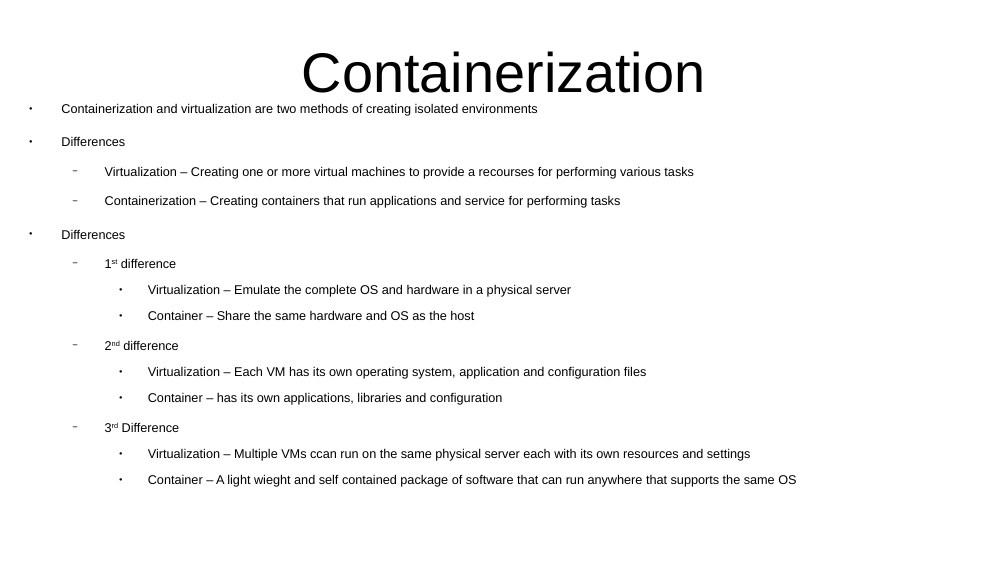
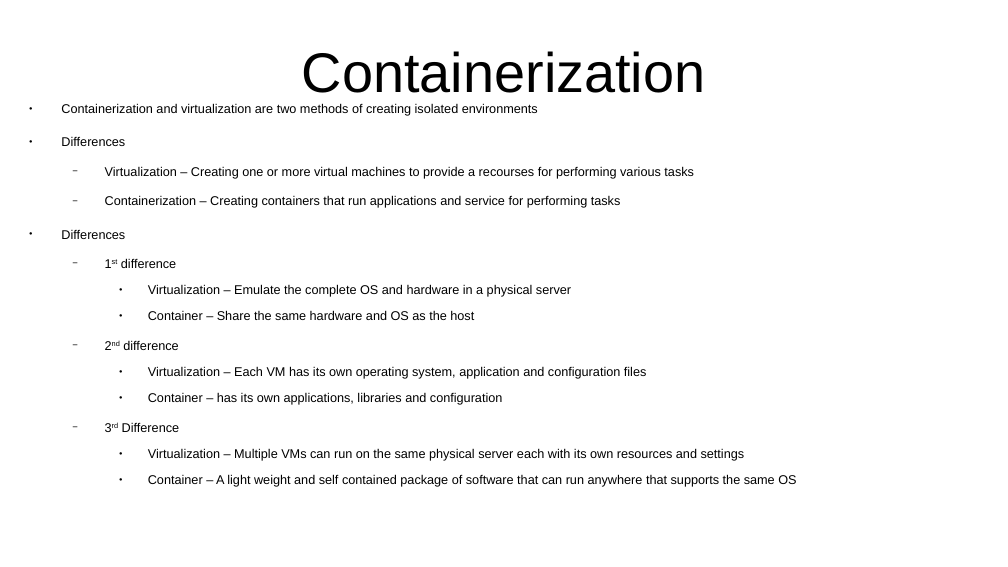
Before and after one commit to CharlesStockman/notesFromCourses, a slide deck: slide 53 of ibm/IBM -- Introduction to the Cloud.odp. Drawn at 1008x567 pixels with LibreOffice and Linux fonts; fonts in the diff are those of the drawing. Boxes give left, top, right and bottom in pixels: in the first picture for what was removed or moved away, otherwise in the second. Text is boxed around its words. In the diff, an @@ line names an element or a change of style, - is before the commit and + after.

```diff
--- a/ibm/IBM -- Introduction to the Cloud.odp
+++ b/ibm/IBM -- Introduction to the Cloud.odp
@@ text at bbox=[148, 448, 796, 487]: text changed @@
-    ● Virtualization – Multiple VMs ccan run on the same physical server each with its own resources and settings
-    ● Container – A light wieght and self contained package of software that can run anywhere that supports the same OS
+    ● Virtualization – Multiple VMs can run on the same physical server each with its own resources and settings
+    ● Container – A light weight and self contained package of software that can run anywhere that supports the same OS
```
Also in this commit, not shown: 26 other slides changed.
